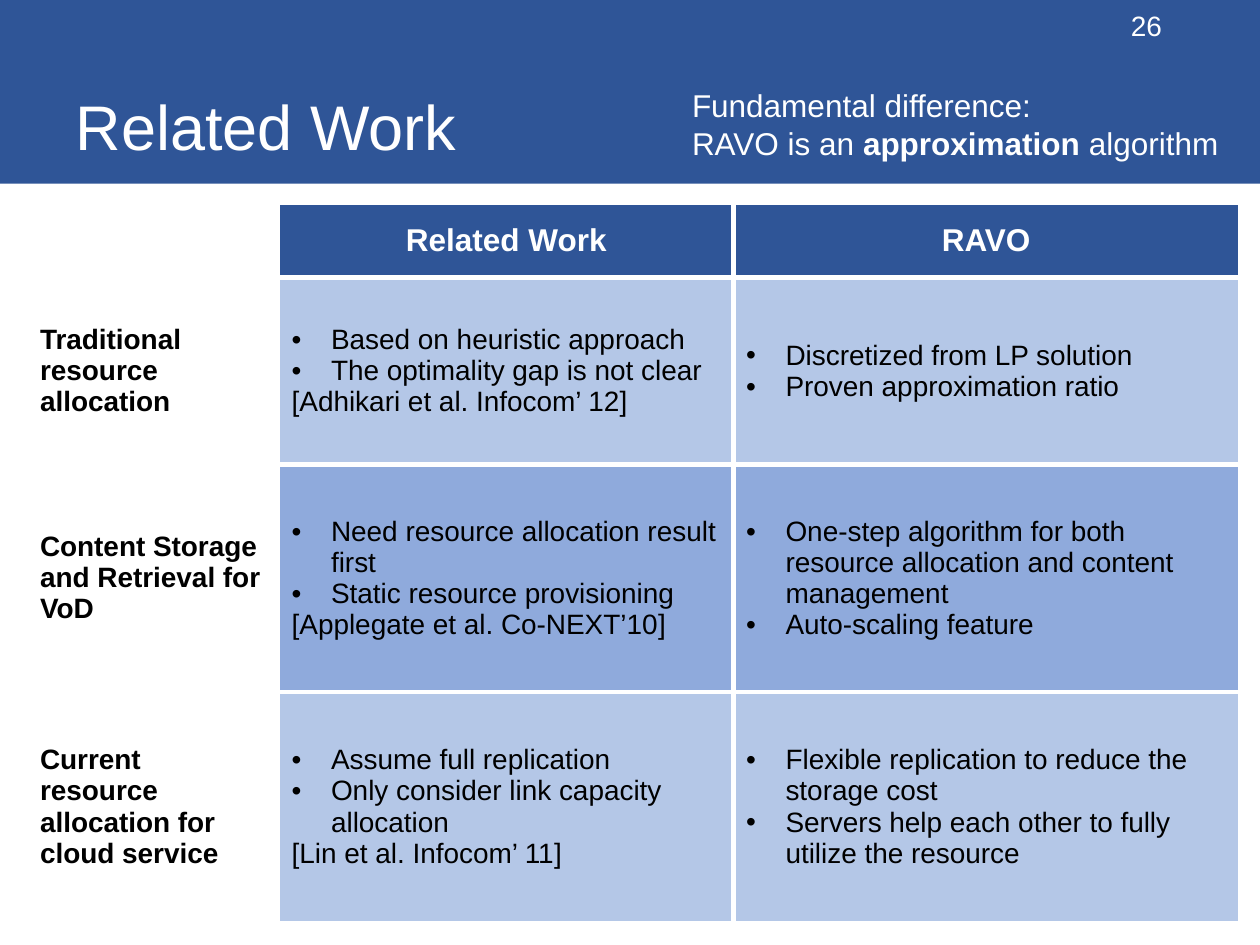
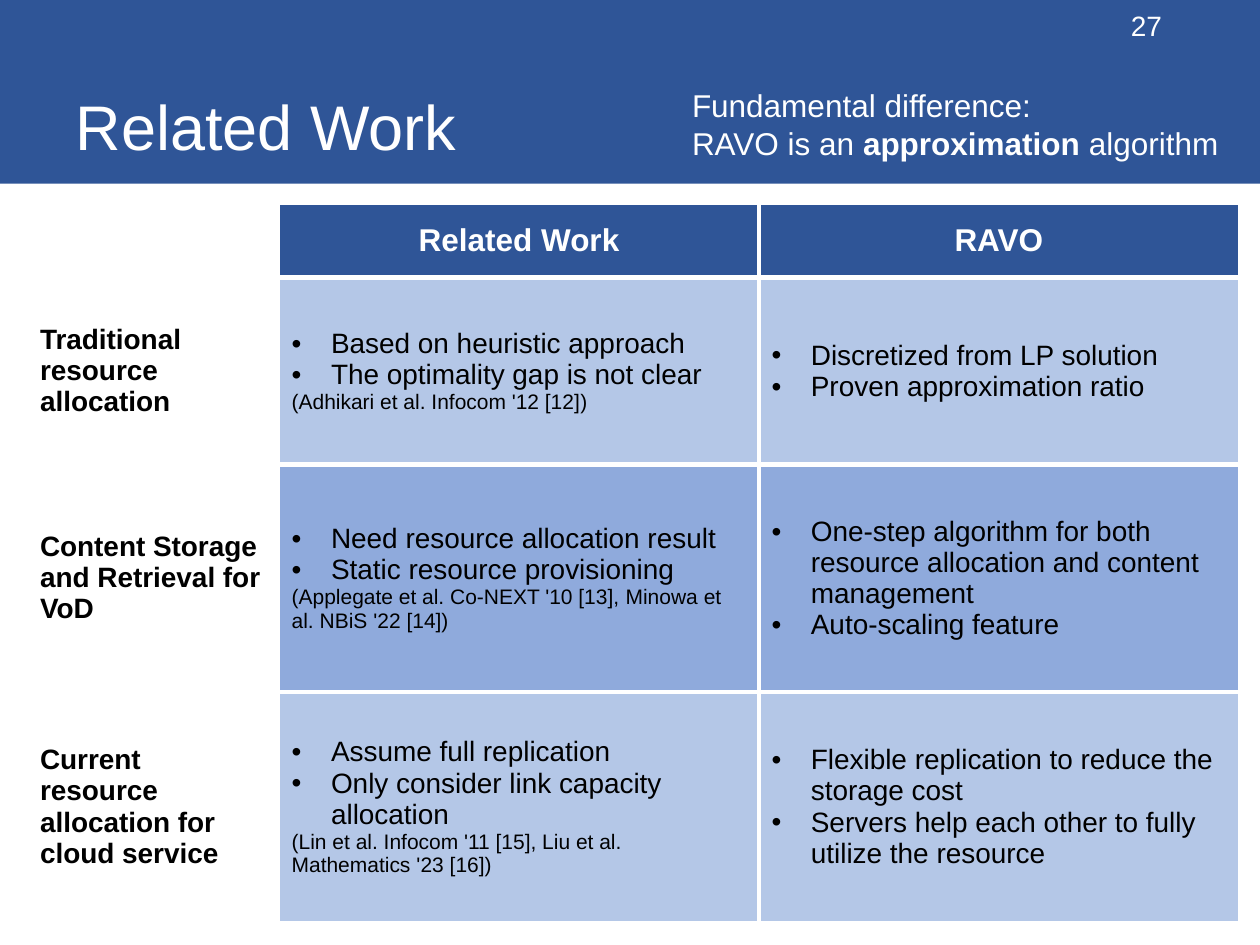
Before and after one commit to changzhangyu/changzhangyu.github.io, a slide deck: slide 27 of files/thesis/thesis.pptx (slide 26 before the commit). Drawn at 1260x945 pixels with LibreOffice and Linux fonts; fonts in the diff are those of the drawing. Boxes give left, top, right and bottom in pixels: in the first picture for what was removed or moved away, otherwise in the second. Text is boxed around its words. In the diff, an @@ line names an element or a change of style, - is before the commit and + after.

```diff
--- a/files/thesis/thesis.pptx
+++ b/files/thesis/thesis.pptx
@@ page number at [1131,16,1162,36]: text changed @@
-26
+27
@@ table at [28,204,1240,921] @@
-row 2, column 2: Based on heuristic approach / The optimality gap is not clear / [Adhikari et al. Infocom’ 12]
+row 2, column 2: Based on heuristic approach / The optimality gap is not clear / (Adhikari et al. Infocom '12 [12])
-row 3, column 2: Need resource allocation result first / Static resource provisioning / [Applegate et al. Co-NEXT’10]
+row 3, column 2: Need resource allocation result / Static resource provisioning / (Applegate et al. Co-NEXT '10 [13], Minowa et al. NBiS '22 [14])
-row 4, column 2: Assume full replication / Only consider link capacity allocation / [Lin et al. Infocom’ 11]
+row 4, column 2: Assume full replication / Only consider link capacity allocation / (Lin et al. Infocom '11 [15], Liu et al. Mathematics '23 [16])
```
Also in this commit, not shown: 29 other slides changed, 7 slides added, 1 slide removed, 1 other file.
